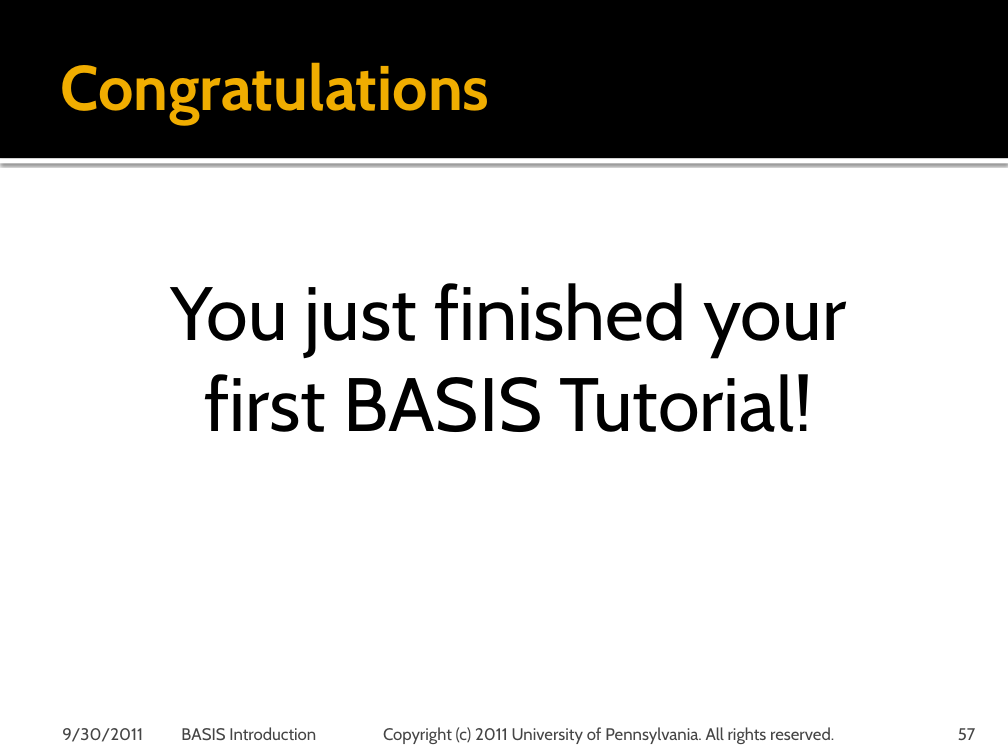
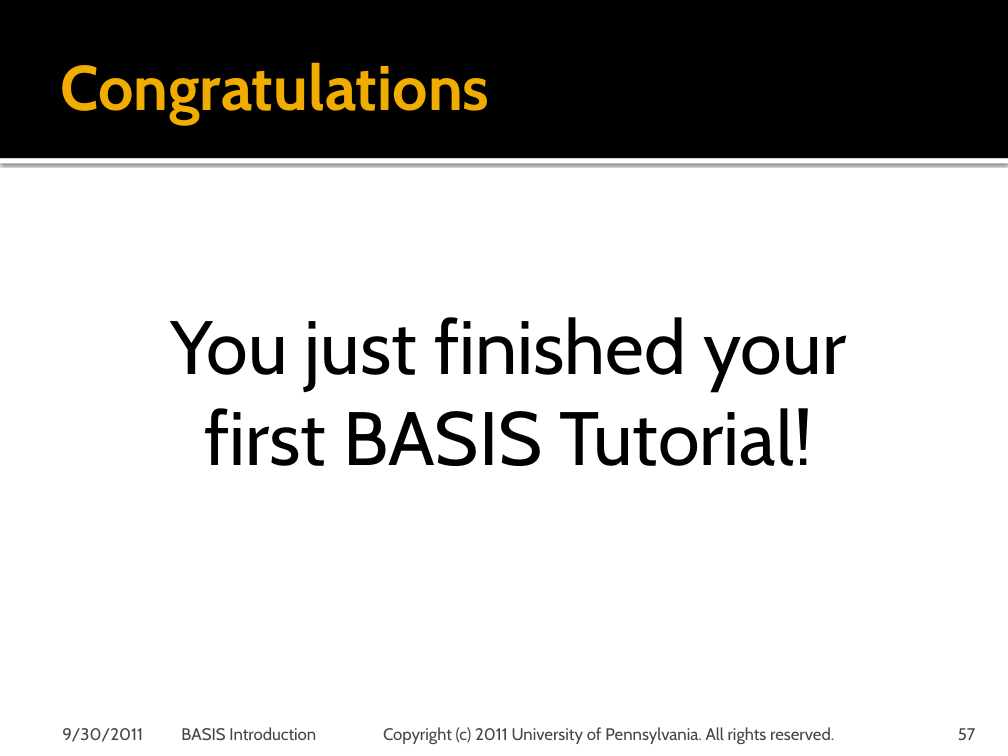
Before and after one commit to cmake-basis/legacy, a slide deck: slide 57 of doc/tutorials/BASIS Tutorial - 02 Getting Started.pptx. Drawn at 1008x756 pixels with LibreOffice and Linux fonts; fonts in the diff are those of the drawing; background and template pictures are left out. Boxes give left, top, right and bottom in pixels: in the first picture for what was removed or moved away, otherwise in the second. Text is boxed around its words. In the diff, an @@ line names an element or a change of style, - is before the commit and + after.

```diff
--- a/doc/tutorials/BASIS Tutorial - 02 Getting Started.pptx
+++ b/doc/tutorials/BASIS Tutorial - 02 Getting Started.pptx
@@ text "You just finished your first ...": place and size @@
-text "You just finished your first ..." at <box>170,283,846,432</box>
+text "You just finished your first ..." at <box>170,317,846,466</box>
```
Also in this commit, not shown: 1 other file.
